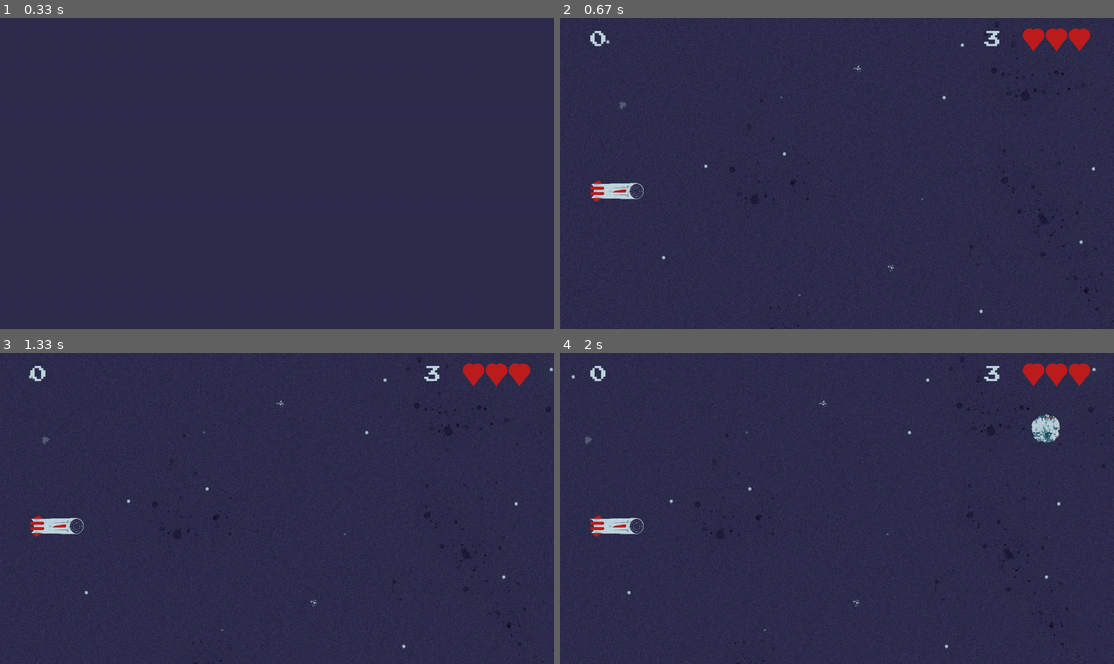
Above: before the commit, frames 1-4 (two rows, left to right).
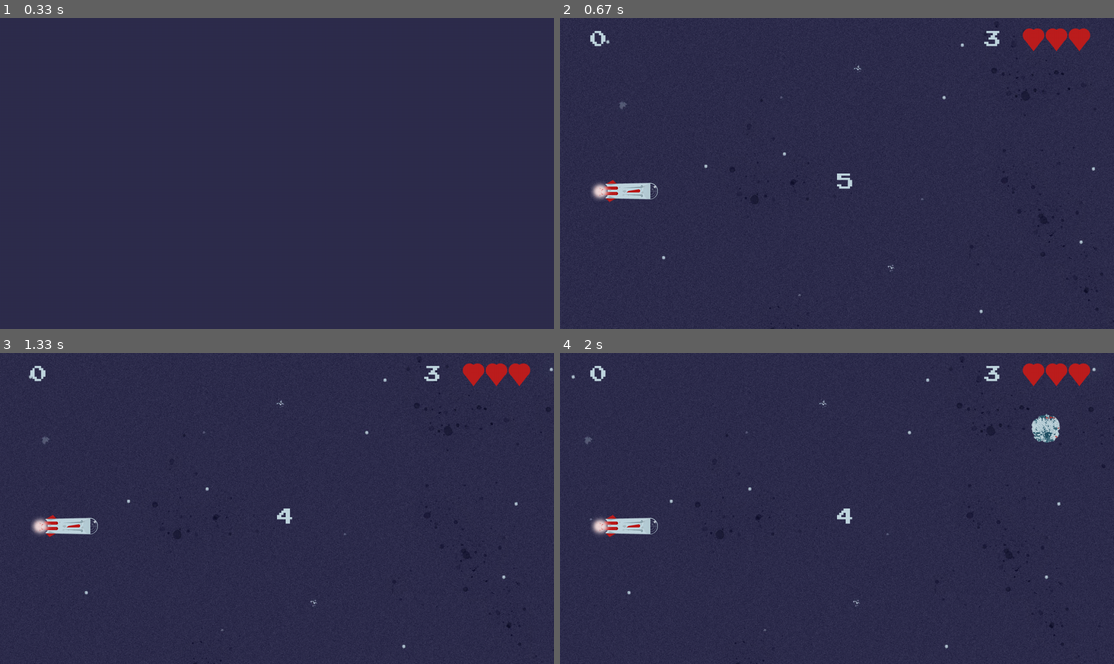
Above: after the commit, the same moments.

Repository: AdrianFSN/proyecto-final-pygame-quest
Game: pygame game, started from main.py
Two runs of this game, one before a commit and one after it. Both use one fixed random seed, a clock stepped at 60 frames per second and the inputs below.
Inputs:
- Up to frame 1 (0.33 s): no input
- Up to frame 2 (0.67 s): tap Space at 0.33 s
- Up to frame 3 (1.33 s): no input
- Up to frame 4 (2 s): no input

Frame 1 is identical in both runs. In frame 2, 0.6% of the frame differs, in the area x 5-53%, y 50-60%; in frame 3, 0.6%; in frame 4, 0.6%.

Commit message:
feat: creo la clase countdown

Diff:
--- a/glumtar/entities.py
+++ b/glumtar/entities.py
@@ -10,7 +10,6 @@
     left_margin = 70
     default_speed = 0
     speed = default_speed
-    size_modifier = 4
     speed_boost = .5
 
     def __init__(self):
@@ -18,16 +17,7 @@
         img_route = os.path.join(
             'glumtar', 'resources', 'images', 'ship0_0.png')
         self.image = pygame.image.load(img_route)
-        self.resize_ship()
-
-    def resize_ship(self):
-        self.image_n_width = self.image.get_width()/self.size_modifier
-        self.image_n_height = self.image.get_height()/self.size_modifier
-
-        self.img_new_size = pygame.transform.scale(
-            self.image, (self.image_n_width, self.image_n_height))
-
-        self.rect = self.img_new_size.get_rect(
+        self.rect = self.image.get_rect(
             midleft=(self.left_margin, (HEIGHT + MARGIN)/2))
 
     def reset_speed(self):
@@ -58,9 +48,6 @@
 class Meteorite(pygame.sprite.Sprite):
     default_speed = 7
     default_points = 1
-    # SIZE_MODIFIER_MAX = 5
-    # SIZE_MODIFIER_MIN = 1
-    # SIZE_CONTROLLER = random.randint(SIZE_MODIFIER_MIN, SIZE_MODIFIER_MAX)
     outer_margin = WIDTH + METEO_OUTER_MARGIN
     meteorite_img = ['meteorite0_0.png',
                      'meteorite1_0.png', 'meteorite2_0.png']
@@ -138,6 +125,9 @@
         self.livesY = LIVES_HEIGHT
         self.heartsX = WIDTH - 50
         self.heartsY = self.livesY + 20
+        self.decrease_lives = 1
+
+        self.end_game = False
 
         for index in range(1, LIVES + 1):
             hearts_route = os.path.join(
@@ -156,3 +146,15 @@
             lives_string, True, COLUMBIA_BLUE)
         screen.blit(lives_text, (self.livesX, self.livesY))
         screen.blit(self.hearts_image, self.rect)
+
+    def reduce_lives(self, collision):
+        collision = collision
+        if collision == True:
+            self.lives_value -= self.decrease_lives
+            collision = False
+            return collision, print(collision)
+
+        if self.lives_value == 0:
+            self.end_game = True
+
+            return self.end_game
--- a/glumtar/scenes.py
+++ b/glumtar/scenes.py
@@ -2,15 +2,15 @@
 
 import pygame
 
-from . import BLACK, COLUMBIA_BLUE, CORAL_PINK, CORNELL_RED, DEFAULT_TIMER, FPS, HEIGHT, MARGIN, ROBIN_EGG_BLUE, SPACE_CADET, TIME_UNIT, WIDTH
+from . import BLACK, COLUMBIA_BLUE, CORAL_PINK, CORNELL_RED, DEFAULT_TIMER, FPS, HEIGHT, LIVES, MARGIN, ROBIN_EGG_BLUE, SPACE_CADET, TIME_UNIT, WIDTH
 from .entities import LivesCounter, Meteorite, Ship, Scoreboard
-from tools.timers_and_countdowns import Timer
+from tools.timers_and_countdowns import CountDown, Timer
 
 
 class Scene:
     def __init__(self, screen):
         self.screen = screen
-        self.reloj = pygame.time.Clock()
+        self.clock = pygame.time.Clock()
 
     def mainLoop(self):
         print("Empty method for Scene's main loop")
@@ -47,9 +47,14 @@
         self.scoreboard = Scoreboard()
         self.lives_counter = LivesCounter()
 
-        self.player = Ship()
         self.timer = Timer(DEFAULT_TIMER)
         self.set_timer = self.timer.set_timer()
+
+        self.countdown = CountDown(self.clock, self.timer)
+
+        self.player = None
+        self.ship = pygame.sprite.GroupSingle()
+
         self.random_meteorite = None
         self.generated_meteorites = pygame.sprite.Group()
 
@@ -57,8 +62,12 @@
         super().mainLoop()
         exit = False
         stop_timer = False
-        while not exit:
-            self.reloj.tick(FPS)
+        countdown_stop = False
+        self.lives_counter.end_game = False
+        while not exit:
+            self.clock.tick(FPS)
+            # if start_countdown:
+            # start_countdown = False
             if not stop_timer:
                 self.set_timer -= 1
                 if self.set_timer == 0:
@@ -72,11 +81,15 @@
             self.paint_background(self.background_posX,
                                   self.background_posY, self.set_timer)
 
+            if not countdown_stop:
+                self.countdown.set_count_down(self.screen)
+                if self.countdown.init_value < 0:
+                    countdown_stop = True
+
             self.scoreboard.show_scoreboard(self.screen)
             self.lives_counter.show_lives(self.screen)
 
-            self.player.update()
-            self.screen.blit(self.player.img_new_size, self.player.rect)
+            self.generate_ship()
 
             self.generate_meteorites()
             self.generated_meteorites.draw(self.screen)
@@ -86,10 +99,21 @@
                     if meteorite.rect.right < 0:
                         self.scoreboard.increase_score(meteorite.points)
                         self.generated_meteorites.remove(meteorite)
-
-            pygame.display.flip()
-
-        return False
+                        # print("He quitado un meteorito")
+            self.collision = False
+            self.check_collision()
+            self.lives_counter.reduce_lives(self.collision)
+
+            pygame.display.flip()
+
+        return False
+
+    def generate_ship(self):
+        if self.lives_counter.lives_value in range(1, LIVES+1):
+            self.player = Ship()
+            self.ship.add(self.player)
+        self.player.update()
+        self.screen.blit(self.player.image, self.player.rect)
 
     def generate_meteorites(self):
         if self.set_timer > 0:
@@ -106,6 +130,23 @@
         if self.set_timer != 0:
             self.background_posX -= 1
 
+    def kill(self):
+        pygame.sprite.Sprite.kill(self.player)
+        self.ship.remove(self.player)
+        print("He quitado una nave de su grupo")
+        # pygame.mixer.Sound("algo").play()
+
+    def check_collision(self):
+        # detected_collision = []
+        # collision = False
+        for items in self.generated_meteorites:
+            if pygame.sprite.collide_mask(self.player, items):
+                self.collision = True
+                self.kill()
+                print("He matado la nave)")
+                # detected_collision.append(collision)
+                return self.collision
+
 
 class ResolveLevel1(Scene):
     def __init__(self, screen):
--- a/tools/timers_and_countdowns.py
+++ b/tools/timers_and_countdowns.py
@@ -1,3 +1,7 @@
+import os
+import pygame
+from glumtar import COLUMBIA_BLUE, DEFAULT_TIMER, FONT, FONT_SIZE, FPS, HEIGHT, WIDTH
+
 
 class Timer:
     def __init__(self, start=3600):
@@ -7,3 +11,37 @@
     def set_timer(self):
 
         return self.accumulate_starts.get('start')
+
+
+class CountDown:
+    count_top = 6
+    count_min = 0
+    countdown_range = (count_min, count_top)
+    timer_secs = 1000
+
+    def __init__(self, clock, timer, range=countdown_range):
+        self.clock = clock
+        self.timer = timer
+        self.initial_time = pygame.time.get_ticks()
+
+        self.range = range
+        font = FONT
+        self.font_route = os.path.join('glumtar', 'resources', 'fonts', font)
+        self.font_style = pygame.font.Font(self.font_route, FONT_SIZE)
+        self.pos_X = WIDTH/2
+        self.pos_Y = HEIGHT/2
+        self.init_value = self.count_top - 1
+
+    def set_count_down(self, screen):
+        current_time = pygame.time.get_ticks()
+        time_passed = current_time-self.initial_time
+        init_value_str = str(self.init_value)
+        init_value_text = self.font_style.render(
+            init_value_str, True, COLUMBIA_BLUE)
+        screen.blit(init_value_text, (self.pos_X, self.pos_Y))
+
+        if time_passed >= self.timer_secs:
+            self.init_value -= 1
+            self.initial_time = current_time
+
+        print("He pasado por", time_passed, self.init_value)
Binary file changed: glumtar/resources/images/ship0_0.png
